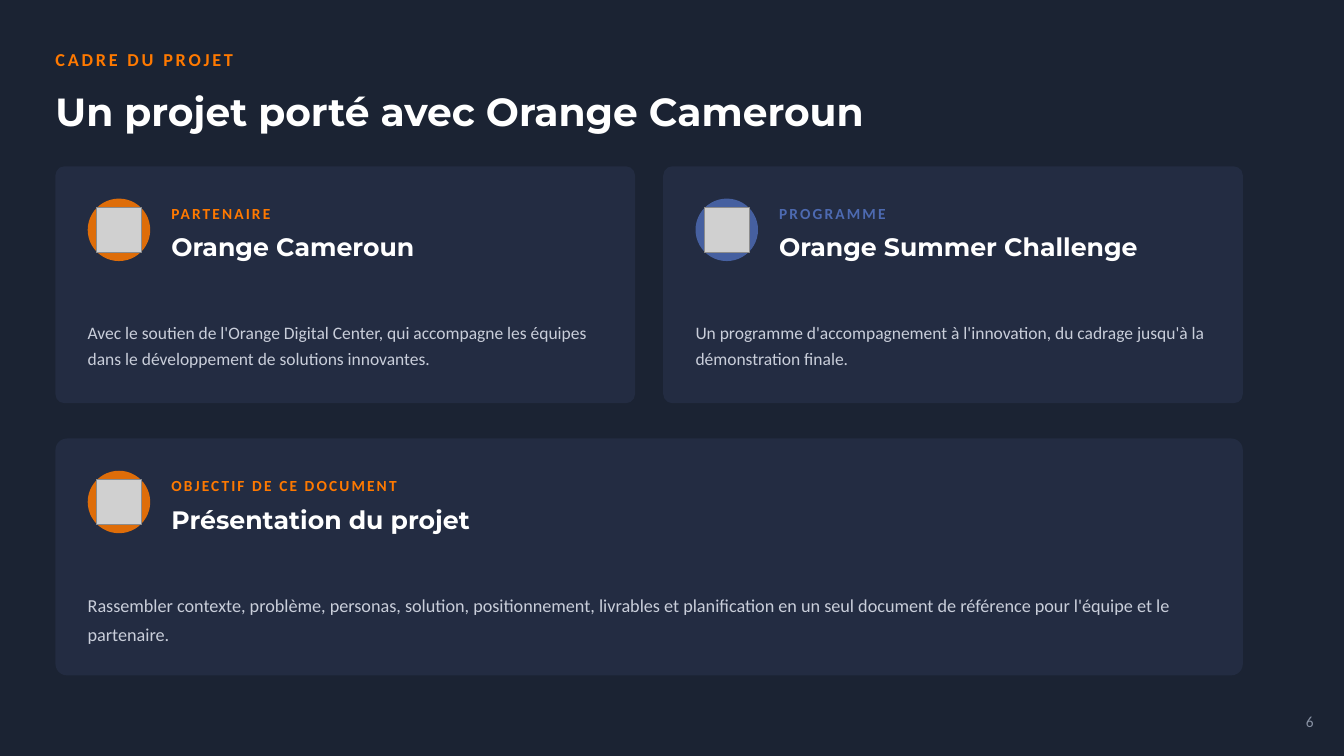
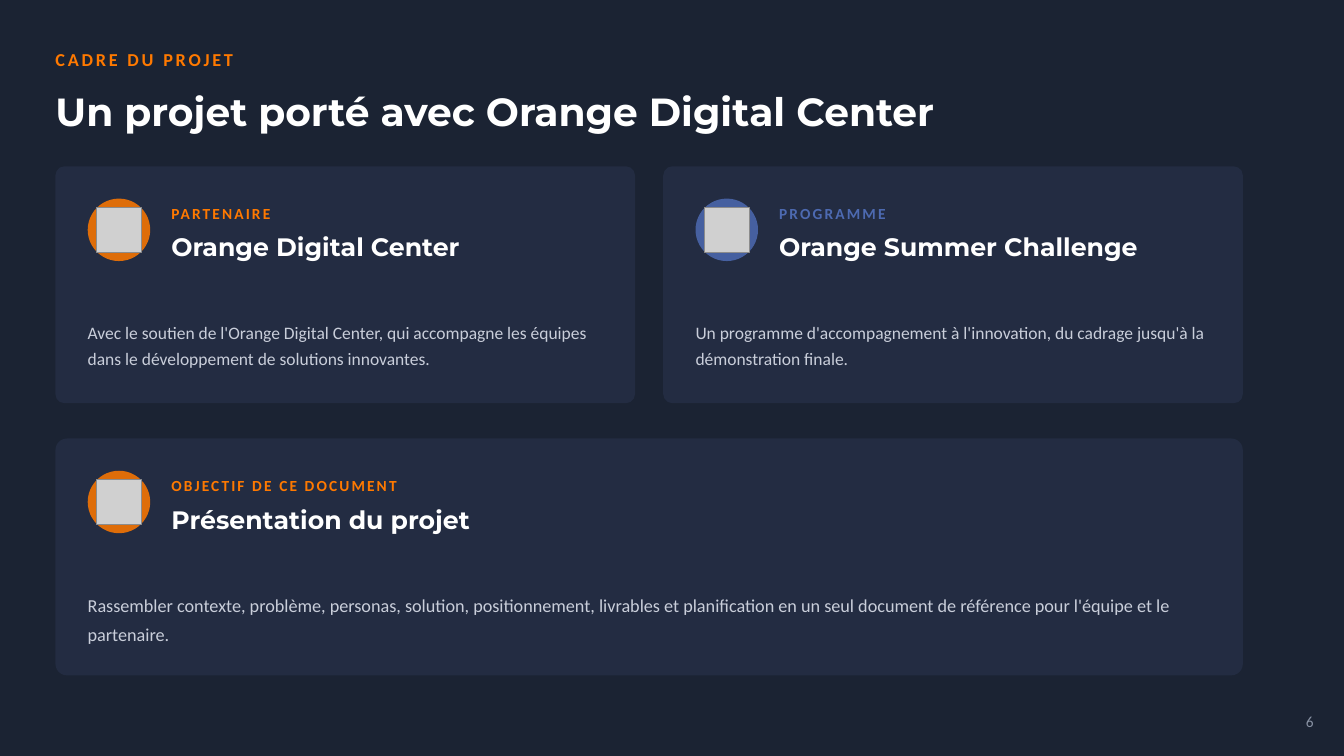
Before and after one commit to kwismo-support/Kwismo, a slide deck: slide 6 of cadrage/KWISMO_Presentation.pptx. Drawn at 1344x756 pixels with LibreOffice and Linux fonts; fonts in the diff are those of the drawing; grey boxes stand for pictures; background and template pictures are left out. Boxes give left, top, right and bottom in pixels: in the first picture for what was removed or moved away, otherwise in the second. Text is boxed around its words. In the diff, an @@ line names an element or a change of style, - is before the commit and + after.

```diff
--- a/cadrage/KWISMO_Presentation.pptx
+++ b/cadrage/KWISMO_Presentation.pptx
@@ text at (x1=55, y1=95, x2=934, y2=134): text changed @@
-Un projet porté avec Orange Cameroun
+Un projet porté avec Orange Digital Center
@@ text at (x1=171, y1=236, x2=460, y2=261): text changed @@
-Orange Cameroun
+Orange Digital Center
```
Also in this commit, not shown: 11 other slides changed, 2 slides removed, 22 other files.
